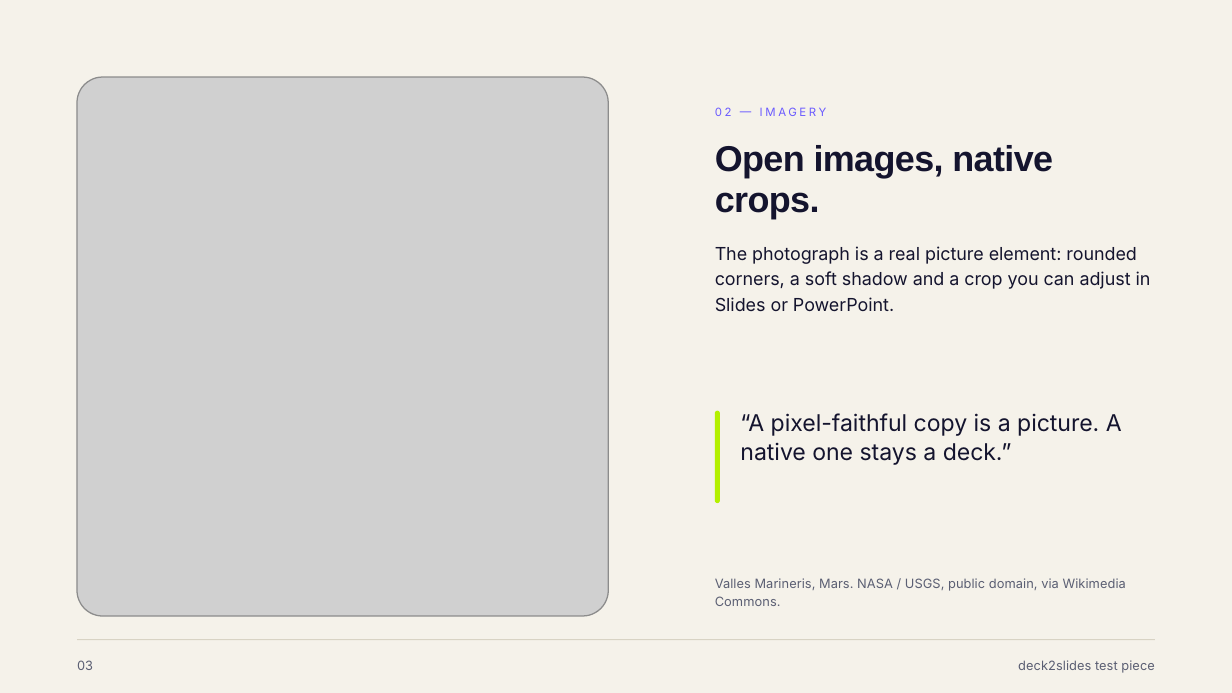
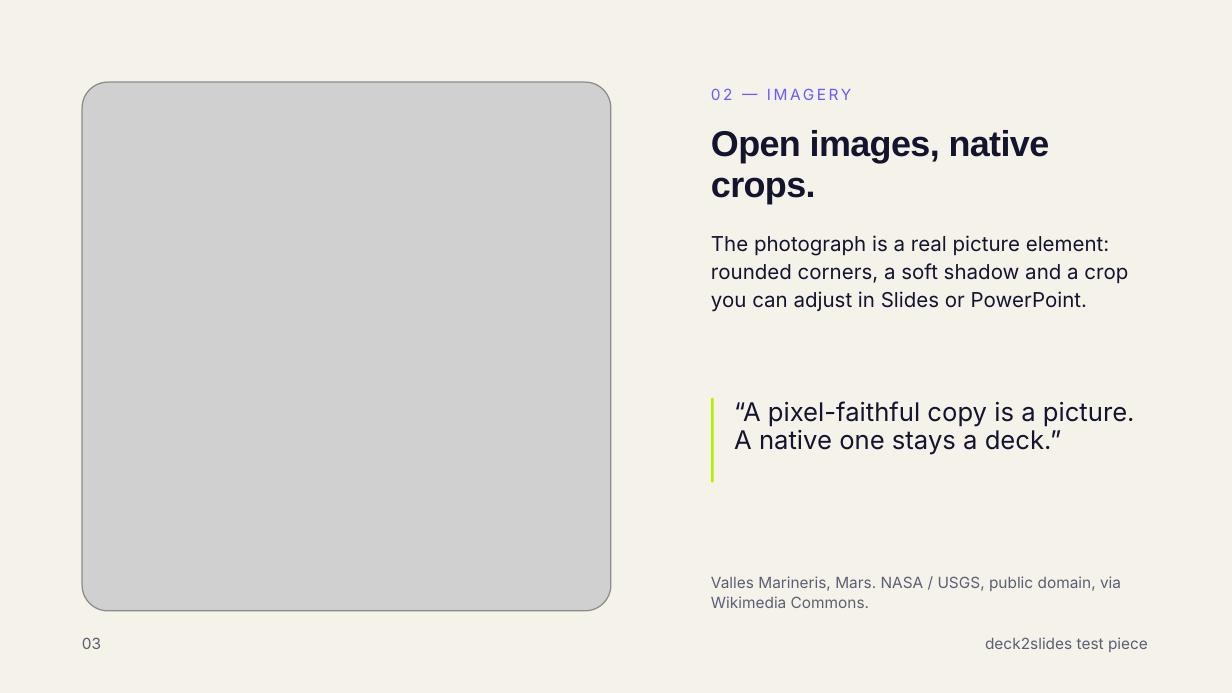
Before and after one commit to danielsamson/deck2slides, a slide deck: slide 3 of examples/five-page/five-page.pptx. Drawn at 1232x693 pixels with LibreOffice and Linux fonts; fonts in the diff are those of the drawing; grey boxes stand for pictures. Boxes give left, top, right and bottom in pixels: in the first picture for what was removed or moved away, otherwise in the second. Text is boxed around its words. In the diff, an @@ line names an element or a change of style, - is before the commit and + after.

```diff
--- a/examples/five-page/five-page.pptx
+++ b/examples/five-page/five-page.pptx
@@ picture: place and size @@
-picture at bbox=[76, 76, 607, 616]
+picture at bbox=[83, 83, 611, 611]
@@ text "02 — IMAGERY": place and size @@
-text "02 — IMAGERY" at bbox=[715, 107, 827, 116]
+text "02 — IMAGERY" at bbox=[711, 88, 851, 100]
@@ text "02 — IMAGERY" at bbox=[711, 88, 851, 100]: size 6.8 to 9 pt @@
@@ text "Open images, native crops.": place and size @@
-text "Open images, native crops." at bbox=[715, 145, 1053, 219]
+text "Open images, native crops." at bbox=[711, 130, 1050, 204]
@@ text "The photograph is a real ...": place and size @@
-text "The photograph is a real ..." at bbox=[715, 246, 1151, 312]
+text "The photograph is a real ..." at bbox=[711, 235, 1128, 312]
@@ text "The photograph is a real ..." at bbox=[711, 235, 1128, 312]: size 10.5 to 12 pt; line spacing 1.19 to 1.15 @@
@@ rounded rectangle: place and size @@
-rounded rectangle at bbox=[715, 410, 719, 503]
+rounded rectangle at bbox=[711, 398, 713, 483]
@@ text "“A pixel-faithful copy is a ...": place and size @@
-text "“A pixel-faithful copy is a ..." at bbox=[740, 413, 1122, 465]
+text "“A pixel-faithful copy is a ..." at bbox=[734, 401, 1135, 454]
@@ text "“A pixel-faithful copy is a ..." at bbox=[734, 401, 1135, 454]: size 13.5 to 15 pt; line spacing 1.02 to 0.92 @@
@@ text "Valles Marineris, Mars. NASA / ..." at bbox=[711, 576, 1121, 608]: size 7.5 to 9 pt; line spacing 1.17 to 1.11 @@
@@ rectangle removed at bbox=[76, 639, 1154, 641] @@
@@ text "03": place and size @@
-text "03" at bbox=[77, 660, 93, 670]
+text "03" at bbox=[82, 637, 101, 649]
@@ text "03" at bbox=[82, 637, 101, 649]: size 7.5 to 9 pt; line spacing 1.17 to 0.84 @@
@@ text "deck2slides test piece": place and size @@
-text "deck2slides test piece" at bbox=[1018, 660, 1154, 673]
+text "deck2slides test piece" at bbox=[985, 637, 1148, 652]
@@ text "deck2slides test piece" at bbox=[985, 637, 1148, 652]: size 7.5 to 9 pt; alignment right to left; line spacing 1.17 to 0.84 @@
```
Also in this commit, not shown: 4 other slides changed, 17 other files.
